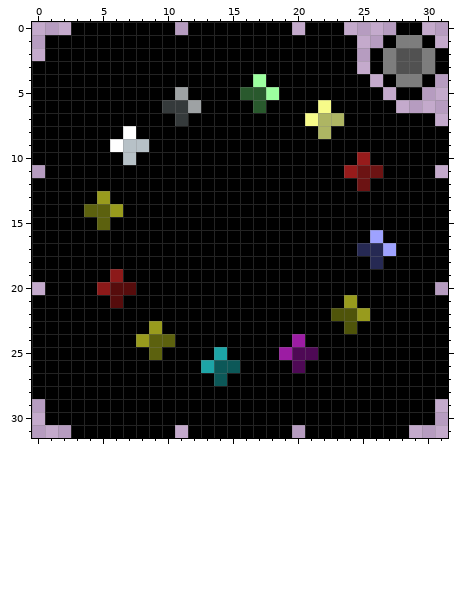
Pixel-art sprite: Module Icons/Colour Shuffle.png. This is how it looked before the edit.
The file is 32x32 pixels. Colours within 5 levels of each other are drawn and written as one.
The same view after the edit:
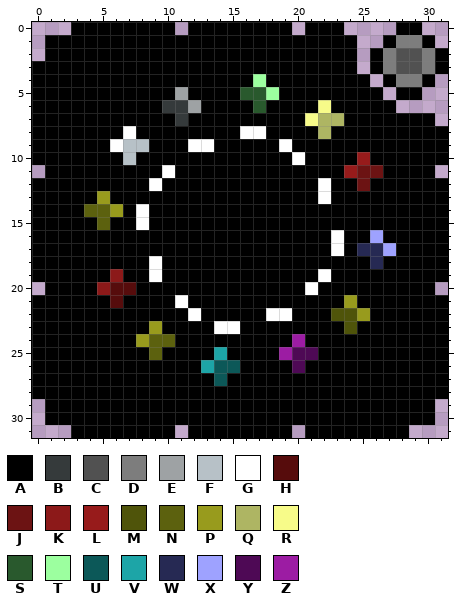
Palette (. is transparent): A #000000  B #353a3b  C #515151  D #7d7d7d  E #9ea2a4  F #b7c1c7  G #ffffff  H #560c0c  J #6c1313  K #8c1919  L #971b1b  M #4f540a  N #5c610e  P #989b1d  Q #aeb563  R #f7fb89  S #29592d  T #9cff9f  U #0c5858  V #1da5a7  W #262953  X #9ea2ff  Y #4e0955  Z #9c1ca3
Change:
Colour G replaces colour A in row 8 at x 16 to 17; in row 9 at x 12 to 13 and 19; in row 10 at x 20; in row 11 at x 10; in row 12 at x 9 and 22; in row 13 at x 22.
Colour G replaces colour A in rows 14 to 15 at x 8; in rows 16 to 17 at x 23; in row 18 at x 9; in row 19 at x 9 and 22; in row 20 at x 21; in row 21 at x 11.
Colour G replaces colour A in row 22 at x 12 and 18 to 19; in row 23 at x 14 to 15.
